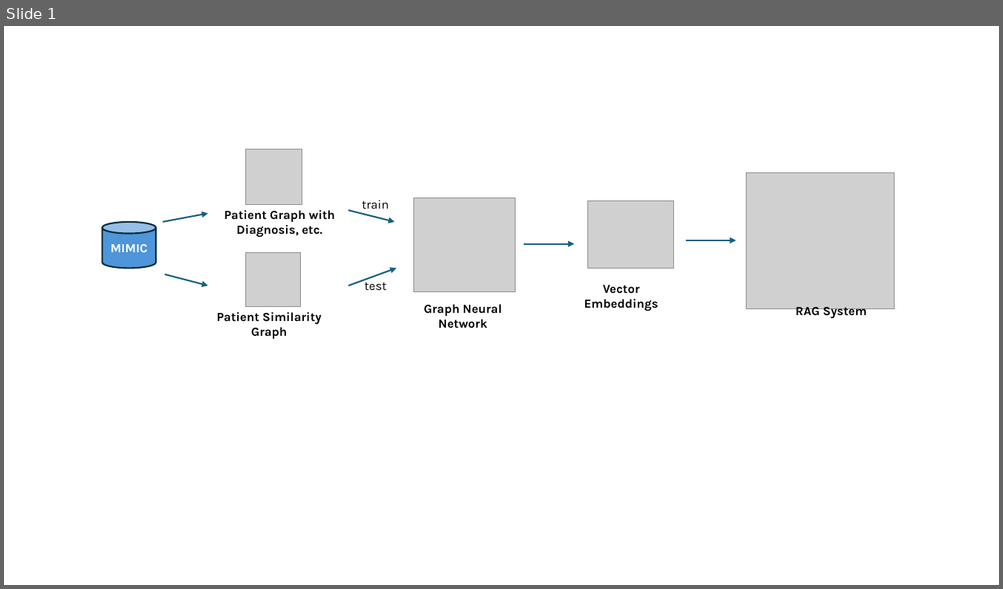
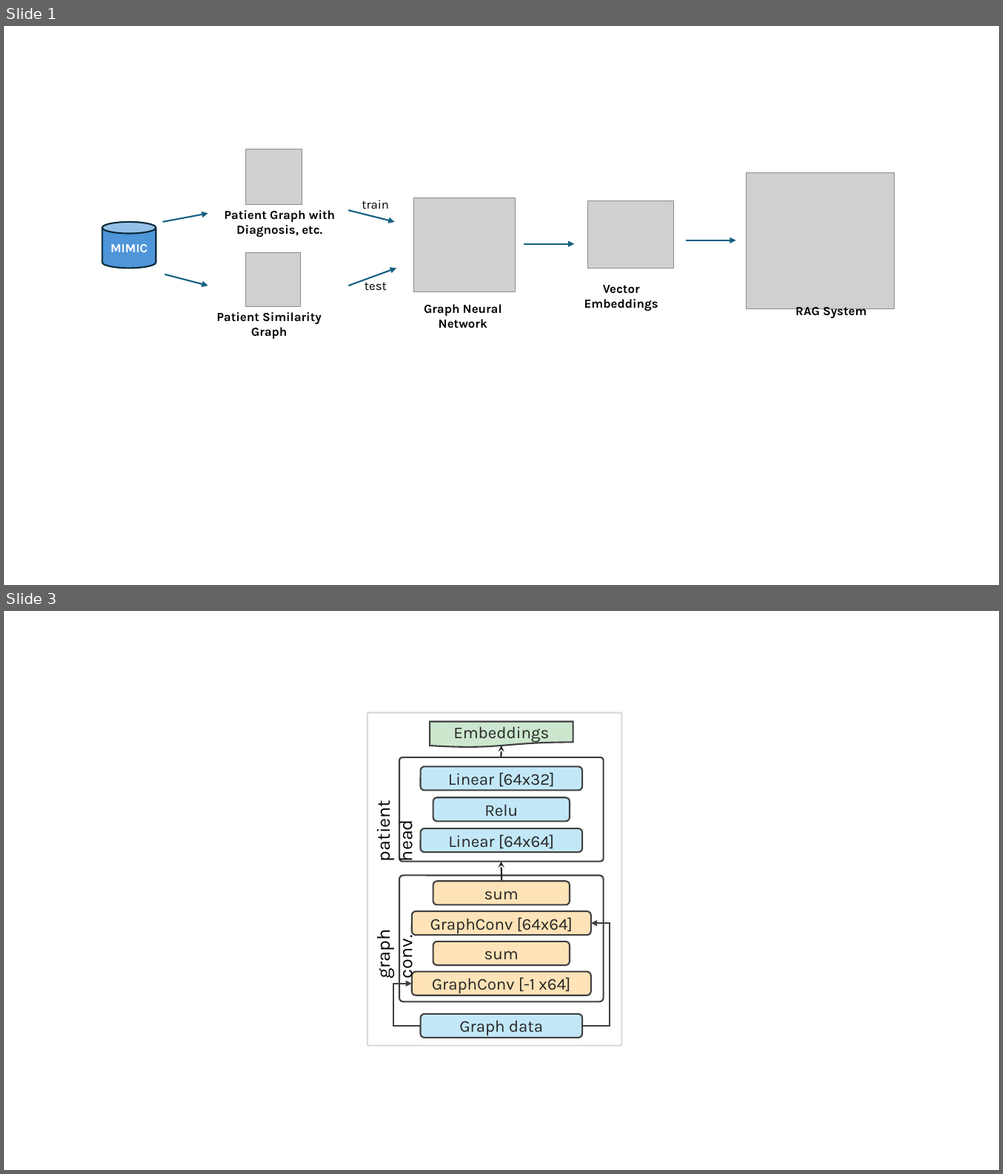
Before and after one commit to razzlemacher/ut-health-final-proj, a slide deck: diagrams/diagrams.pptx. Shown one above the other, each under a label of ours: slide 1 before the commit, slides 1 and 3 after it; the slides between them are not shown. The pictures are 1003x589 and 1003x1174 pixels, drawn with LibreOffice and Linux fonts; fonts in the diff are those of the drawing; grey boxes stand for pictures. Boxes give left, top, right and bottom in pixels: in the first picture for what was removed or moved away, otherwise in the second. Text is boxed around its words. In the diff, an @@ line names an element or a change of style, - is before the commit and + after.

```diff
--- a/diagrams/diagrams.pptx
+++ b/diagrams/diagrams.pptx
@@ slide 3 added at [4,611,999,1170], background #FFFFFF @@
@@ rounded rectangle added at [367,712,622,1046], outline #D9D9D9 1.5 pt @@
@@ flow chart document added at [430,721,573,748], fill #CCE7CE, outline #404040 1.5 pt, 16 pt, text #262626 @@
+Embeddings
@@ rounded rectangle added at [399,758,603,862], outline #404040 1.5 pt @@
@@ arrow added from (501, 758) to (502, 746), #262626 1.5 pt @@
@@ rounded rectangle added at [421,767,582,791], fill #C2E8F7, outline #404040 1.5 pt, 16 pt, text #262626 @@
+Linear [64x32]
@@ text added at [370,809,417,861], 18 pt, text #000000 @@
+patient head
@@ rounded rectangle added at [433,797,569,821], fill #C2E8F7, outline #404040 1.5 pt, 16 pt, text #262626 @@
+Relu
@@ rounded rectangle added at [421,829,582,853], fill #C2E8F7, outline #404040 1.5 pt, 16 pt, text #262626 @@
+Linear [64x64]
@@ rounded rectangle added at [399,876,603,1002], outline #404040 1.5 pt @@
@@ arrow added from (502, 880) to (501, 862), #262626 1.5 pt @@
@@ rounded rectangle added at [433,881,569,905], fill #FDE3B7, outline #404040 1.5 pt, 16 pt, text #262626 @@
+sum
@@ rounded rectangle added at [412,911,590,936], fill #FDE3B7, outline #404040 1.5 pt, 16 pt, text #262626 @@
+GraphConv [64x64]
@@ text added at [370,934,417,978], 18 pt, text #000000 @@
+graph conv.
@@ rounded rectangle added at [433,942,569,965], fill #FDE3B7, outline #404040 1.5 pt, 16 pt, text #262626 @@
+sum
@@ elbow arrow added from (582, 1026) to (591, 923), #404040 1.5 pt @@
@@ elbow arrow added from (421, 1026) to (412, 984), #404040 1.5 pt @@
@@ rounded rectangle added at [412,972,590,996], fill #FDE3B7, outline #404040 1.5 pt, 16 pt, text #262626 @@
+GraphConv [-1 x64]
@@ rounded rectangle added at [421,1014,582,1039], fill #C2E8F7, outline #404040 1.5 pt, 16 pt, text #262626 @@
+Graph data
```
Also in this commit, not shown: 1 other slide added.
